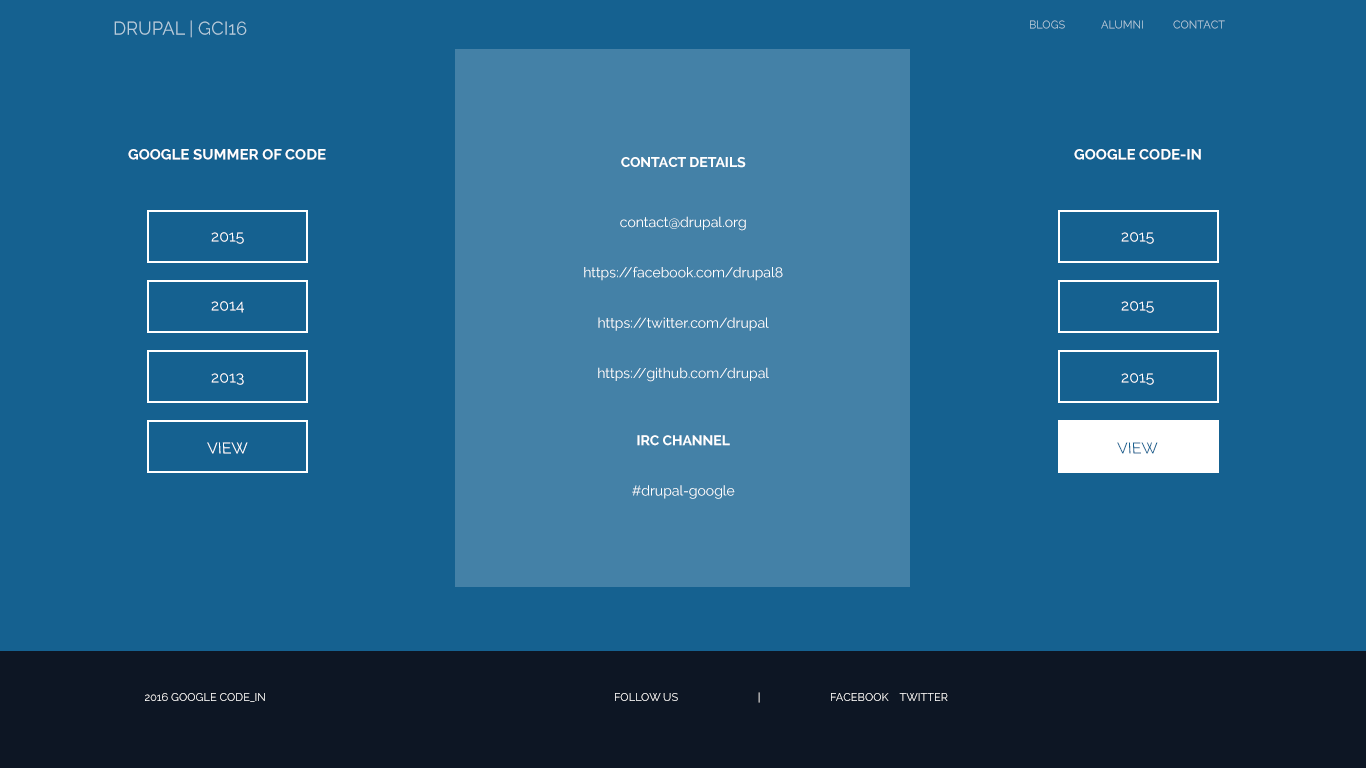
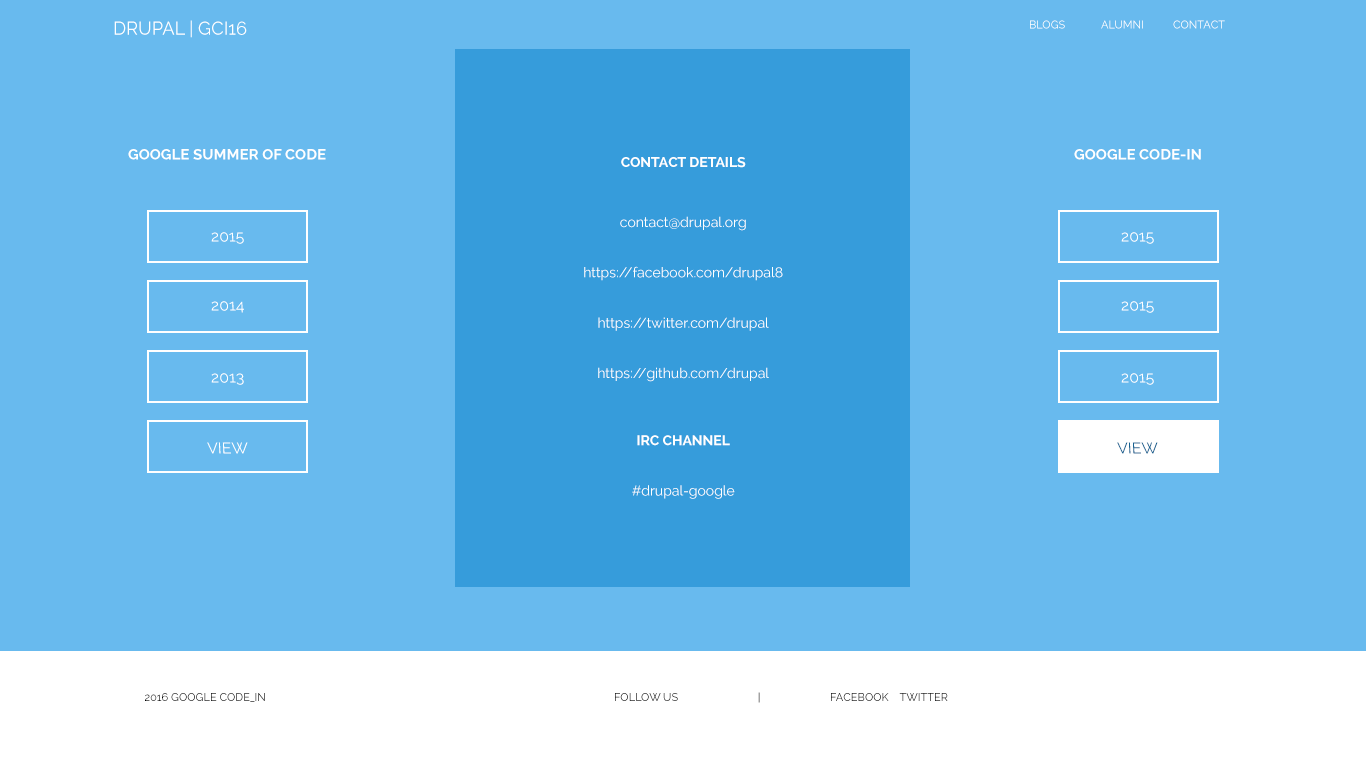
The second 1366 × 768 image is a revision of the first. Changes to its layers:
painted on "FOLLOW US | FACEBOOK TWITTER" over 615, 692, 948, 703
painted on "2016 GOOGLE CODE_IN" over 145, 693, 265, 702
painted on "BLOGS ALUMNI CONTACT" over 1030, 20, 1225, 29
painted on "DRUPAL | GCI16" over 114, 20, 247, 38
painted on "Rectangle 2" over 0, 651, 1366, 768
painted on "Layer 1" over 455, 49, 910, 587
painted on "Layer 2" over 0, 0, 1366, 768
